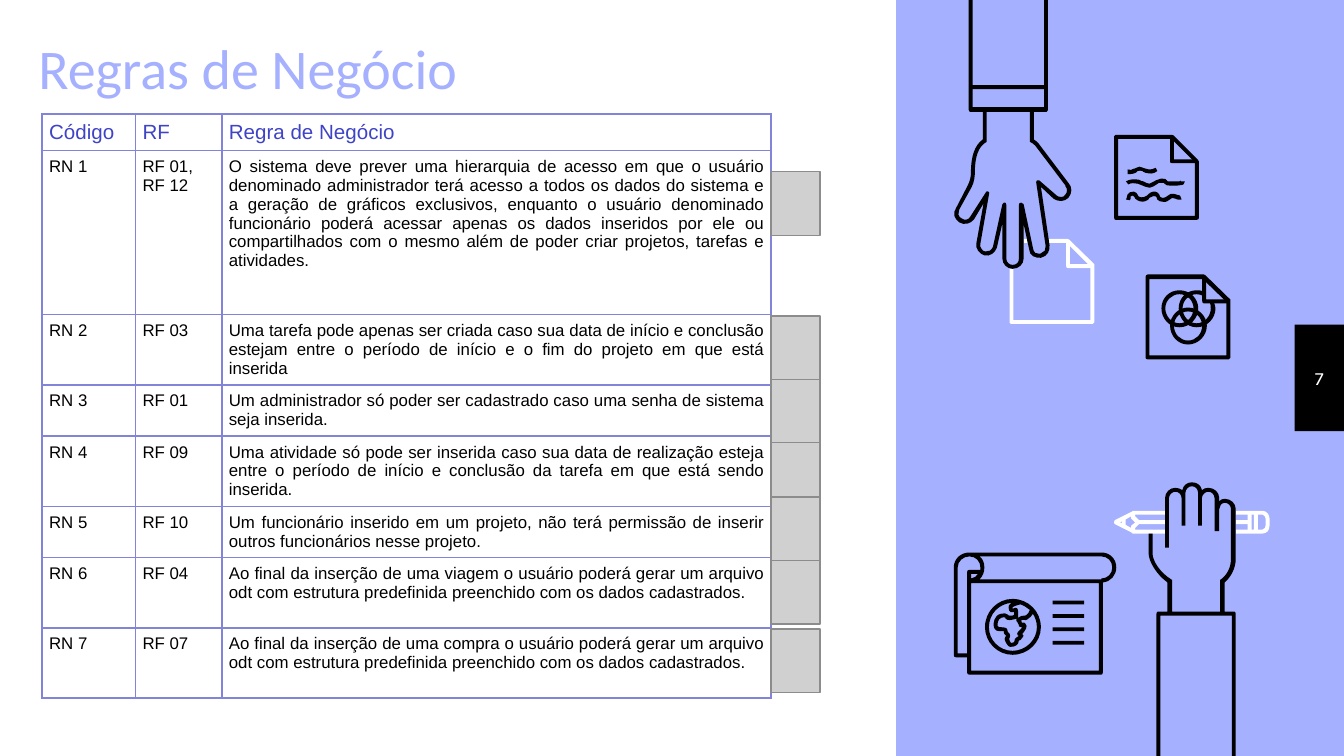
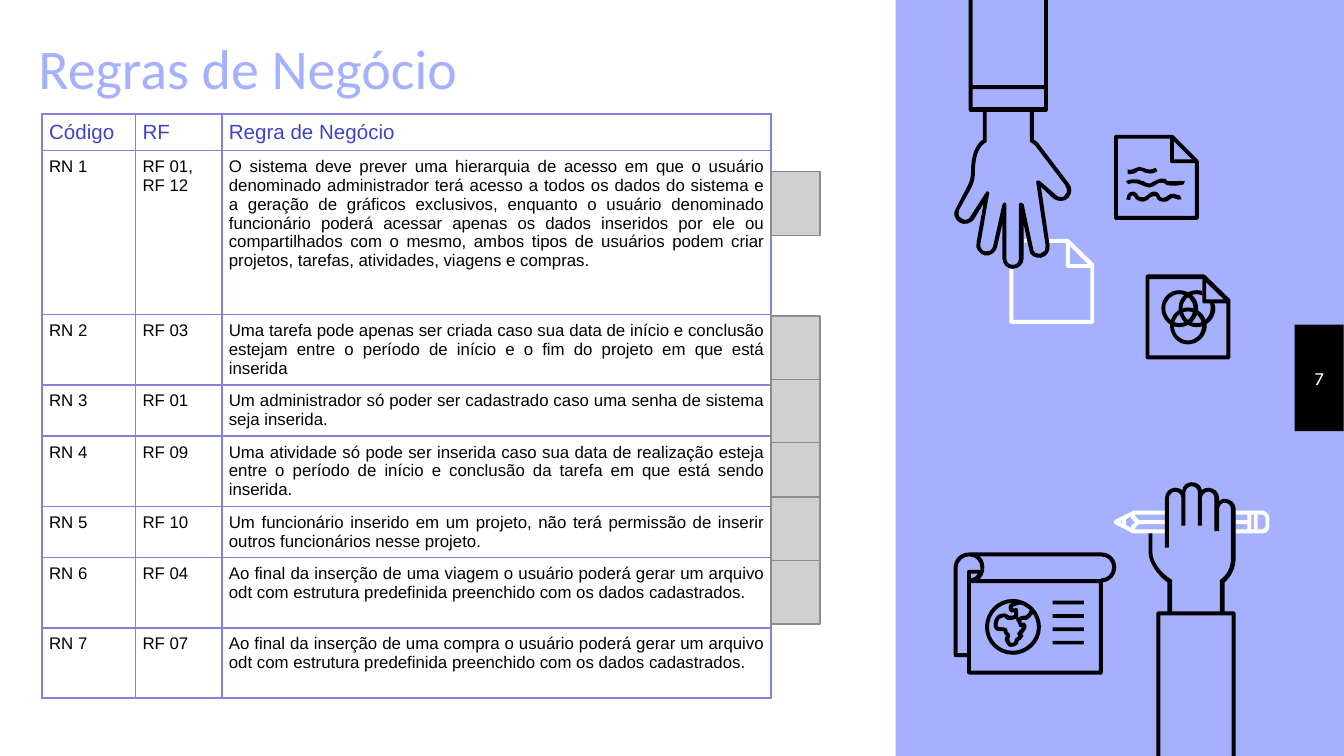
Before and after one commit to lynconEBB/Plataforma-Lasse, a slide deck: slide 7 of Documentation/ApresentacaoPFC.pptx. Drawn at 1344x756 pixels with LibreOffice and Linux fonts; fonts in the diff are those of the drawing; grey boxes stand for pictures. Boxes give left, top, right and bottom in pixels: in the first picture for what was removed or moved away, otherwise in the second. Text is boxed around its words. In the diff, an @@ line names an element or a change of style, - is before the commit and + after.

```diff
--- a/Documentation/ApresentacaoPFC.pptx
+++ b/Documentation/ApresentacaoPFC.pptx
@@ table at [42, 114, 771, 698] @@
-row 2, column 3: O sistema deve prever uma hierarquia de acesso em que o usuário denominado administrador terá acesso a todos os dados do sistema e a geração de gráficos exclusivos, enquanto o usuário denominado funcionário poderá acessar apenas os dados inseridos por ele ou compartilhados com o mesmo além de poder criar projetos, tarefas e atividades.
+row 2, column 3: O sistema deve prever uma hierarquia de acesso em que o usuário denominado administrador terá acesso a todos os dados do sistema e a geração de gráficos exclusivos, enquanto o usuário denominado funcionário poderá acessar apenas os dados inseridos por ele ou compartilhados com o mesmo, ambos tipos de usuários podem criar projetos, tarefas, atividades, viagens e compras.
@@ picture removed at [771, 629, 820, 692] @@
```
Also in this commit, not shown: 12 other slides changed, 2 slides added, 46 other files.
